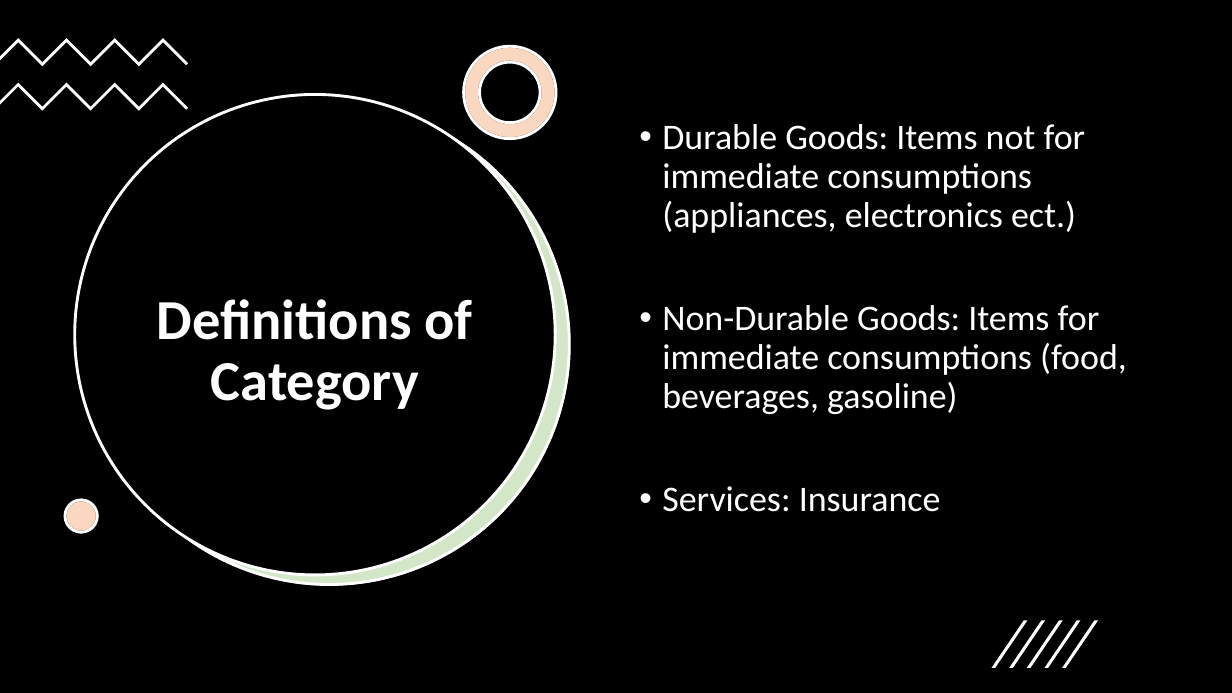
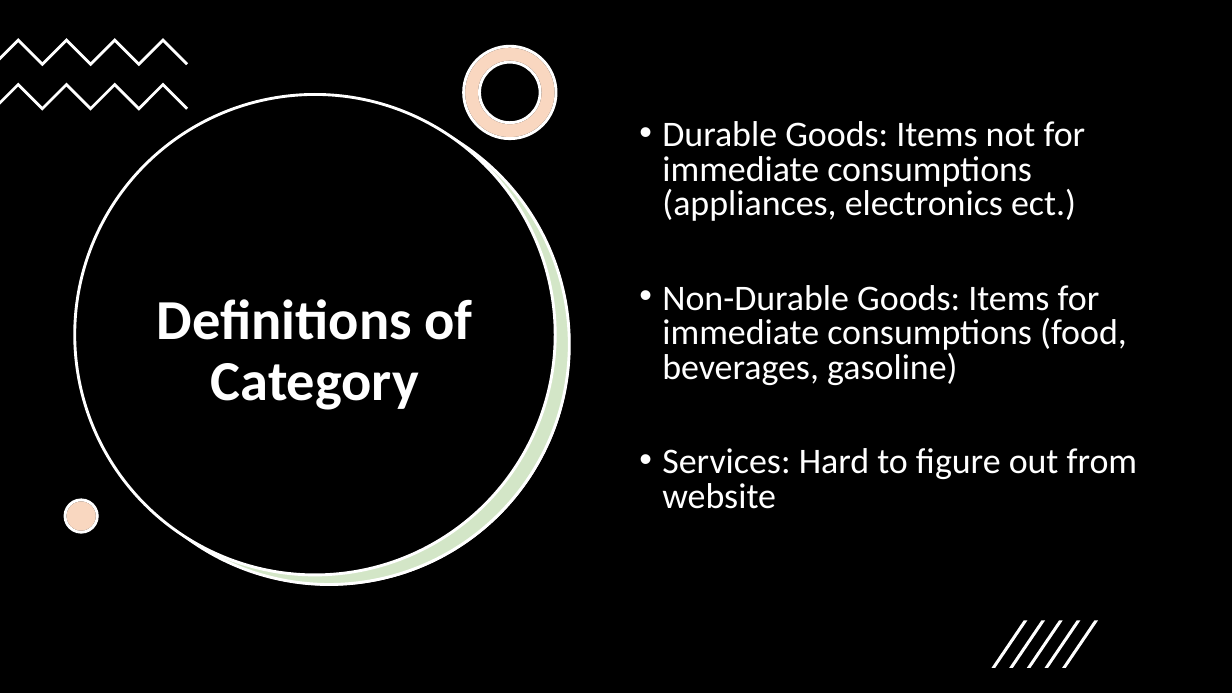
Before and after one commit to jrulloa/project-one, a slide deck: slide 5 of Is gasoline price a good indicator of Consumer Spending.pptx. Drawn at 1232x693 pixels with LibreOffice and Linux fonts; fonts in the diff are those of the drawing. Boxes give left, top, right and bottom in pixels: in the first picture for what was removed or moved away, otherwise in the second. Text is boxed around its words. In the diff, an @@ line names an element or a change of style, - is before the commit and + after.

```diff
--- a/Is gasoline price a good indicator of Consumer Spending.pptx
+++ b/Is gasoline price a good indicator of Consumer Spending.pptx
@@ text at box(662, 121, 1127, 385): line spacing 0.9 to 0.8 @@
@@ text at box(662, 448, 1137, 509): text changed @@
-• Services: Insurance
+• Services: Hard to figure out from website
```
Also in this commit, not shown: 5 other slides changed.
